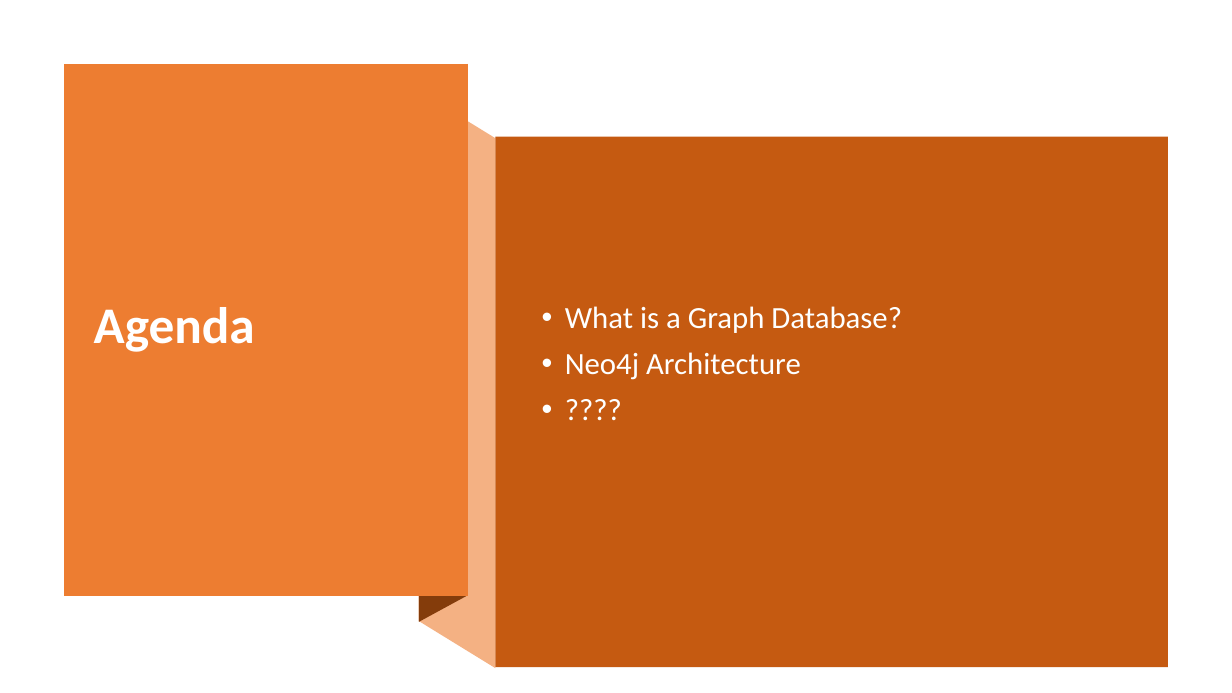
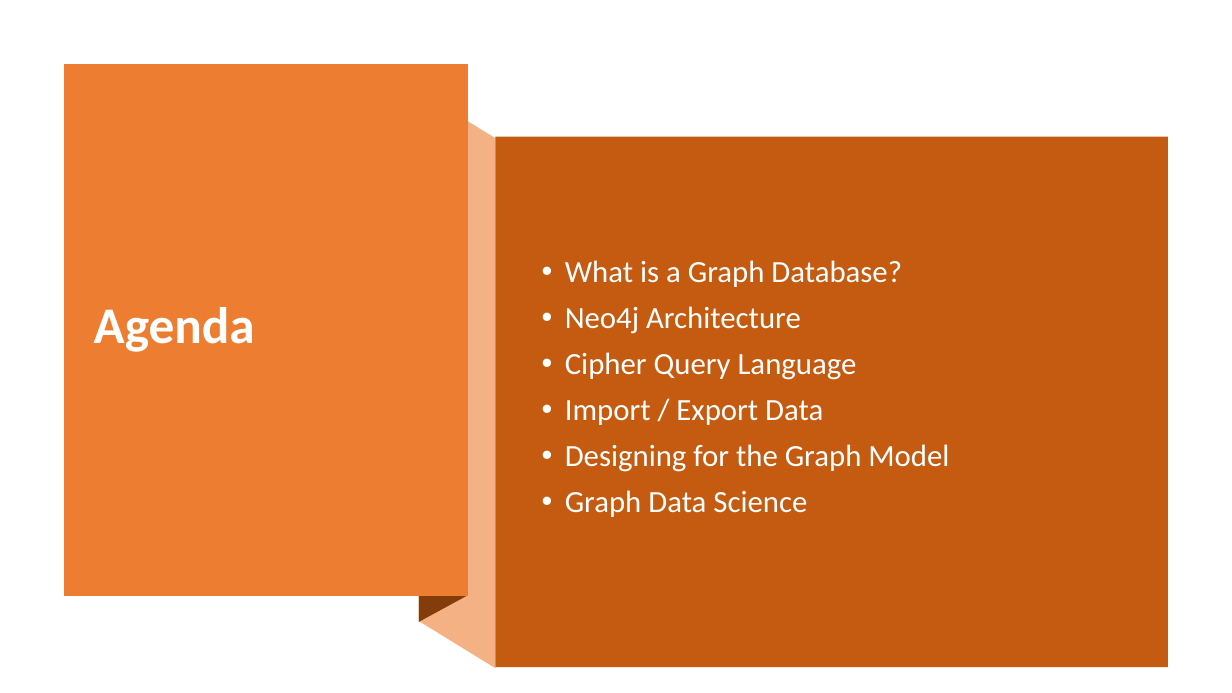
Before and after one commit to mafudge/ist769-old, a slide deck: slide 2 of content/I-Graph/I-Graph.pptx. Drawn at 1232x693 pixels with LibreOffice and Linux fonts; fonts in the diff are those of the drawing. Boxes give left, top, right and bottom in pixels: in the first picture for what was removed or moved away, otherwise in the second. Text is boxed around its words. In the diff, an @@ line names an element or a change of style, - is before the commit and + after.

Commit message:
updated ppt

```diff
--- a/content/I-Graph/I-Graph.pptx
+++ b/content/I-Graph/I-Graph.pptx
@@ text at box(565, 352, 949, 517): text changed @@
-• ????
+• Cipher Query Language
+• Import / Export Data
+• Designing for the Graph Model
+• Graph Data Science
```
